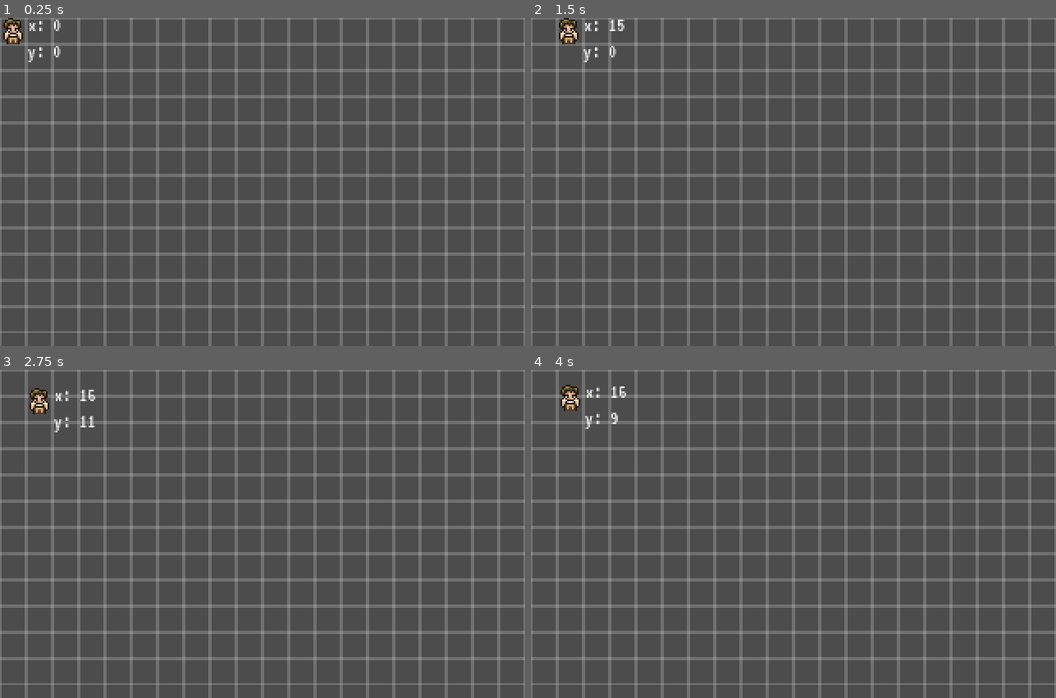
Above: before the commit, frames 1-4 (two rows, left to right).
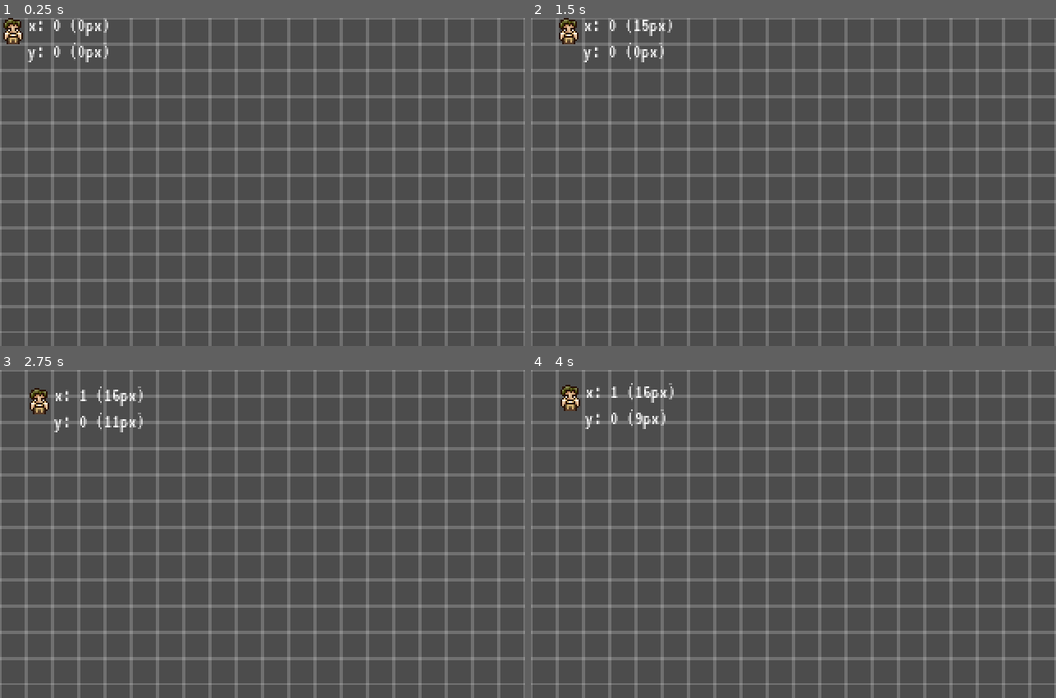
Above: after the commit, the same moments.

Repository: DivineDominion/PixelByTileMovementGodot
Game: Godot game, scene res://main.tscn
The game is run twice, just before and just after one commit, with the same random seed, the same clock (stepped at 60 frames per second) and the same inputs.
Inputs:
- Up to frame 1 (0.25 s): no input
- Up to frame 2 (1.5 s): tap Enter at 0.5 s; hold Right (ui_right) 0.53-1.28 s; hold Down (ui_down) from 1.28 s (still down)
- Up to frame 3 (2.75 s): tap Space at 2 s; release Down (ui_down) at 2.03 s; hold Right (ui_right) from 2.03 s (still down)
- Up to frame 4 (4 s): release Right (ui_right) at 2.78 s; hold Up (ui_up) 2.78-3.53 s; tap Enter at 3.5 s; hold Left (ui_left) from 3.53 s (still down)

The runs differ from the first frame. In frame 1, 0.3% of the frame differs, in the area x 13-21%, y 0-14%; in frame 2, 0.4%; in frame 3, 0.4%, in the area x 15-28%, y 5-19%; in frame 4, 0.4%.

Commit message:
show player position in tiles

Diff:
--- a/Player.gd
+++ b/Player.gd
@@ -14,7 +14,10 @@
 var _pixels_moved: int = 0  # Count movement in distinct integer steps
 
 func show_coordinates() -> void:
-    $Label.text = "x: %d\ny: %d" % [ self.position.x, self.position.y ]
+    $Label.text = "x: %d (%dpx)\ny: %d (%dpx)" % [
+        self.position.x / TILE_SIZE, self.position.x,
+        self.position.y / TILE_SIZE, self.position.y
+    ]
 
 func is_moving() -> bool:
     return self.direction.x != 0 or self.direction.y != 0
